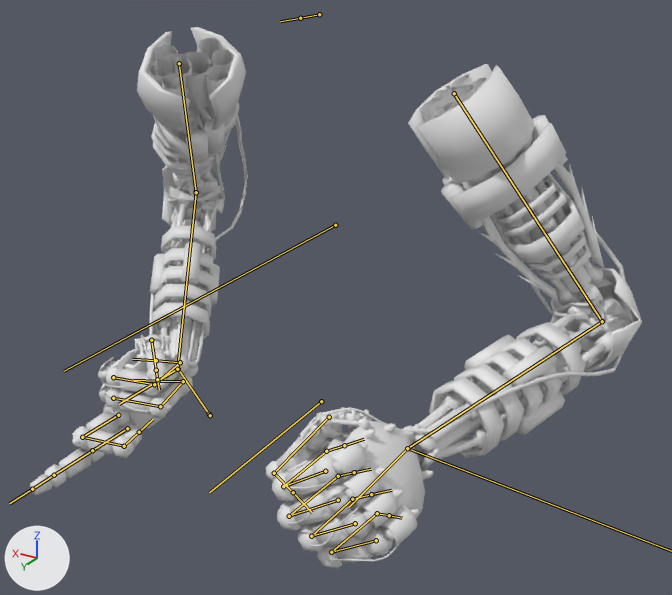
One commit to the FBX model Art/Assets/atk_jab.fbx: the scene before it, then after it.
Rendered twice from a 50 mm lens placed at (-1.96, 3.25, 1.65), pointed at (-0.21, 0.33, 0.19). Arrows for +X, +Y and +Z are at lower left; the lights stay in place. Both versions are drawn at frame 1 of the action 'atk_jab'; the numbers are the values there. The bones that bend it are drawn over the model as lines.
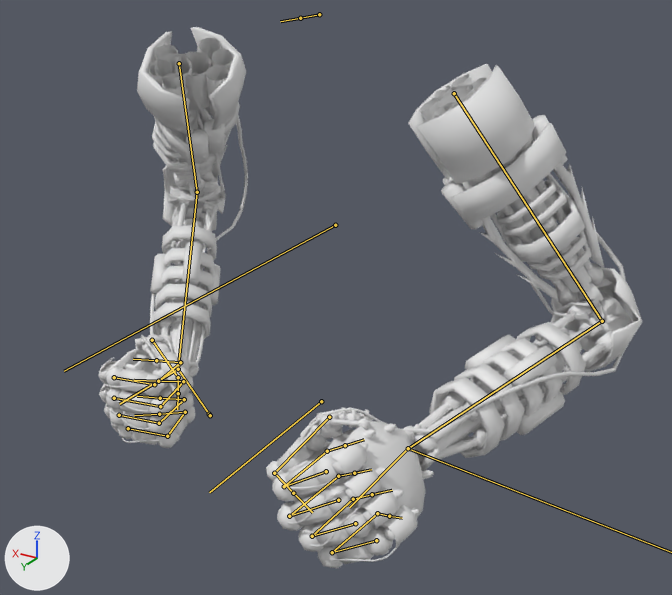
The change, as a list of edits to the scene's bpy script:
```text
Change bone_r_hand_ring1:
    where bone_r_hand_ring1 = bpy.data.objects['Armature'].pose.bones['r_hand_ring1']  # child of 'r_hand'
    bone_r_hand_ring1.rotation_quaternion: (1.0, 0.0, 0.0, 0.0) -> (0.674, 0.027, -0.006, -0.738)  # degrees (0, 0, 0) -> degrees (3, 2, -95)
Change bone_r_hand_pinky1:
    where bone_r_hand_pinky1 = bpy.data.objects['Armature'].pose.bones['r_hand_pinky1']  # child of 'r_hand'
    bone_r_hand_pinky1.rotation_quaternion: (1.0, 0.0, 0.0, 0.0) -> (0.674, 0.027, -0.006, -0.738)  # degrees (0, 0, 0) -> degrees (3, 2, -95)
Change bone_r_hand_pinky2:
    where bone_r_hand_pinky2 = bpy.data.objects['Armature'].pose.bones['r_hand_pinky2']  # child of 'r_hand_pinky1'
    bone_r_hand_pinky2.rotation_quaternion: (1.0, 0.0, 0.0, 0.0) -> (0.616, 0.029, -0.006, -0.787)  # degrees (0, 0, 0) -> degrees (3, 2, -104)
Change bone_r_hand_pinky3:
    where bone_r_hand_pinky3 = bpy.data.objects['Armature'].pose.bones['r_hand_pinky3']  # child of 'r_hand_pinky2'
    bone_r_hand_pinky3.rotation_quaternion: (1.0, 0.0, 0.0, 0.0) -> (0.619, 0.028, -0.006, -0.785)  # degrees (0, 0, 0) -> degrees (3, 2, -103)
Change bone_r_hand_thumb1:
    where bone_r_hand_thumb1 = bpy.data.objects['Armature'].pose.bones['r_hand_thumb1']  # child of 'r_hand'
    bone_r_hand_thumb1.rotation_quaternion: (1.0, 0.0, 0.0, 0.0) -> (0.974, -0.147, 0.02, -0.169)  # degrees (0, 0, 0) -> degrees (-17, -1, -20)
    bone_r_hand_thumb1.scale: (1.0, 1.0, 1.0) -> (1.0, 0.86, 1.0)
Change bone_r_hand_thumb2:
    where bone_r_hand_thumb2 = bpy.data.objects['Armature'].pose.bones['r_hand_thumb2']  # child of 'r_hand_thumb1'
    bone_r_hand_thumb2.rotation_quaternion: (1.0, 0.0, 0.0, 0.0) -> (0.725, -0.688, 0.0, 0.0)  # degrees (0, 0, 0) -> degrees (-87, 0, 0)
```

Location of each change, (x1, y1, x2, y2) in pixels of the pictures (672 x 595 px):
'mesh', posed (11% narrower)
    before: (30, 27, 642, 568)
    after: (98, 27, 642, 569)
bone 'r_hand_ring1', root to tip
    before: (118, 415) to (82, 437)
    after: (119, 415) to (159, 423)
bone 'r_hand_pinky1', root to tip
    before: (127, 428) to (92, 450)
    after: (128, 428) to (167, 436)
bone 'r_hand_pinky2', root to tip
    before: (92, 450) to (54, 475)
    after: (167, 436) to (185, 412)
bone 'r_hand_pinky3', root to tip
    before: (54, 475) to (32, 489)
    after: (185, 412) to (159, 414)
bone 'r_hand_thumb1', root to tip
    before: (151, 340) to (156, 370)
    after: (152, 340) to (178, 377)
bone 'r_hand_thumb2', root to tip
    before: (156, 370) to (157, 379)
    after: (178, 377) to (178, 393)
